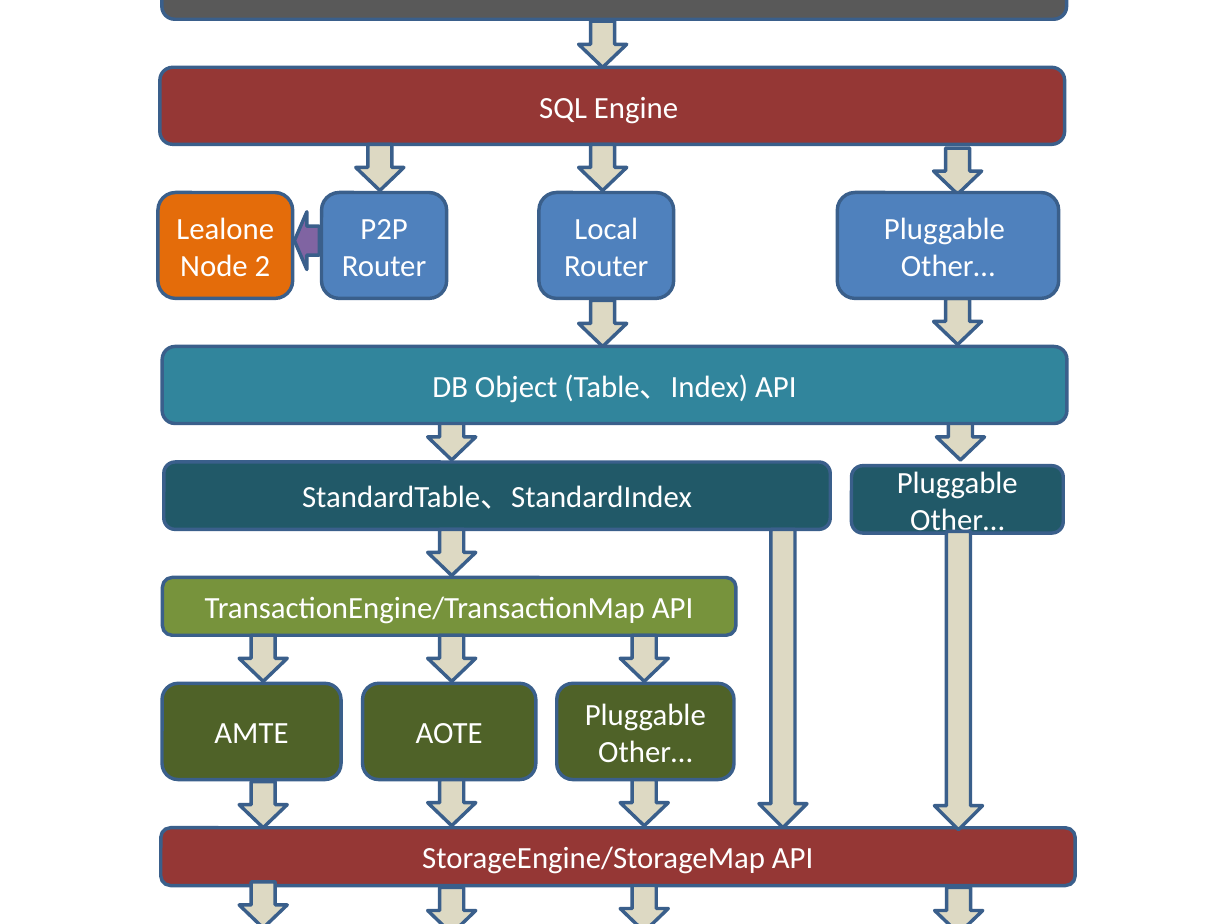
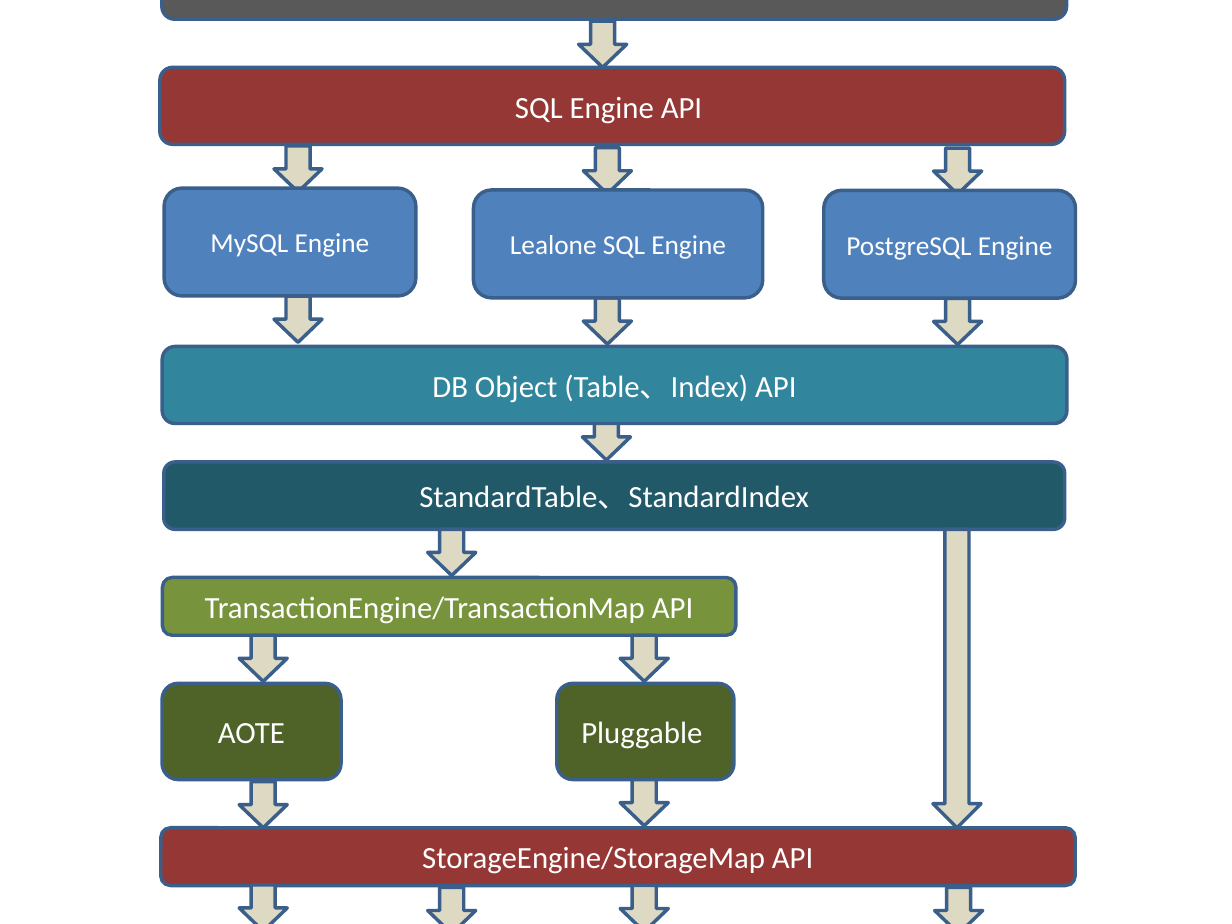
Before and after one commit to lealone/Lealone-Docs, a slide deck: slide 1 of 设计文档/架构图.pptx. Drawn at 1232x924 pixels with LibreOffice and Linux fonts; fonts in the diff are those of the drawing. Boxes give left, top, right and bottom in pixels: in the first picture for what was removed or moved away, otherwise in the second. Text is boxed around its words. In the diff, an @@ line names an element or a change of style, - is before the commit and + after.

```diff
--- a/设计文档/架构图.pptx
+++ b/设计文档/架构图.pptx
@@ text in rounded rectangle at (x1=515, y1=97, x2=702, y2=124): text changed @@
-SQL Engine
+SQL Engine API
@@ down arrow moved from (x1=356, y1=144, x2=404, y2=190) to (x1=274, y1=145, x2=322, y2=191) @@
@@ down arrow moved from (x1=579, y1=144, x2=627, y2=190) to (x1=584, y1=148, x2=632, y2=193) @@
@@ rounded rectangle removed at (x1=158, y1=192, x2=292, y2=298) @@
-Lealone Node 2
@@ rounded rectangle added at (x1=164, y1=188, x2=415, y2=297), fill #4F81BD, outline #3A5F8C 2 pt, 16 pt, text #FFFFFF @@
+MySQL Engine
@@ rounded rectangle removed at (x1=322, y1=192, x2=447, y2=298) @@
-P2P Router
@@ rounded rectangle added at (x1=473, y1=190, x2=763, y2=298), fill #4F81BD, outline #3A5F8C 2 pt, 16 pt, text #FFFFFF @@
+Lealone SQL Engine
@@ rounded rectangle removed at (x1=538, y1=192, x2=673, y2=298) @@
-Local Router
@@ rounded rectangle "PostgreSQL Engine" resized from (x1=838, y1=192, x2=1060, y2=298) to (x1=824, y1=191, x2=1076, y2=299) @@
@@ left arrow removed at (x1=294, y1=212, x2=319, y2=270) @@
@@ text in rounded rectangle at (x1=846, y1=236, x2=1053, y2=260): text changed; size 18 to 16 pt @@
-Pluggable
-Other…
+PostgreSQL Engine
@@ down arrow moved from (x1=428, y1=636, x2=476, y2=681) to (x1=274, y1=296, x2=322, y2=341) @@
@@ down arrow moved from (x1=579, y1=301, x2=627, y2=346) to (x1=584, y1=298, x2=632, y2=344) @@
@@ down arrow moved from (x1=428, y1=414, x2=476, y2=460) to (x1=583, y1=414, x2=631, y2=460) @@
@@ down arrow removed at (x1=936, y1=414, x2=984, y2=460) @@
@@ rounded rectangle "StandardTable、StandardIndex" resized from (x1=164, y1=462, x2=830, y2=530) to (x1=164, y1=462, x2=1064, y2=530) @@
@@ rounded rectangle removed at (x1=851, y1=466, x2=1063, y2=533) @@
-Pluggable Other…
@@ down arrow moved from (x1=759, y1=530, x2=807, y2=828) to (x1=933, y1=530, x2=981, y2=828) @@
@@ down arrow removed at (x1=935, y1=531, x2=983, y2=829) @@
@@ rounded rectangle removed at (x1=362, y1=684, x2=536, y2=780) @@
-AOTE
@@ text in rounded rectangle at (x1=218, y1=723, x2=285, y2=744): text changed @@
-AMTE
+AOTE
@@ text in rounded rectangle at (x1=581, y1=721, x2=702, y2=749): text changed @@
-Pluggable Other…
+Pluggable
@@ down arrow removed at (x1=428, y1=780, x2=476, y2=825) @@
```
Also in this commit, not shown: 1 other file.
